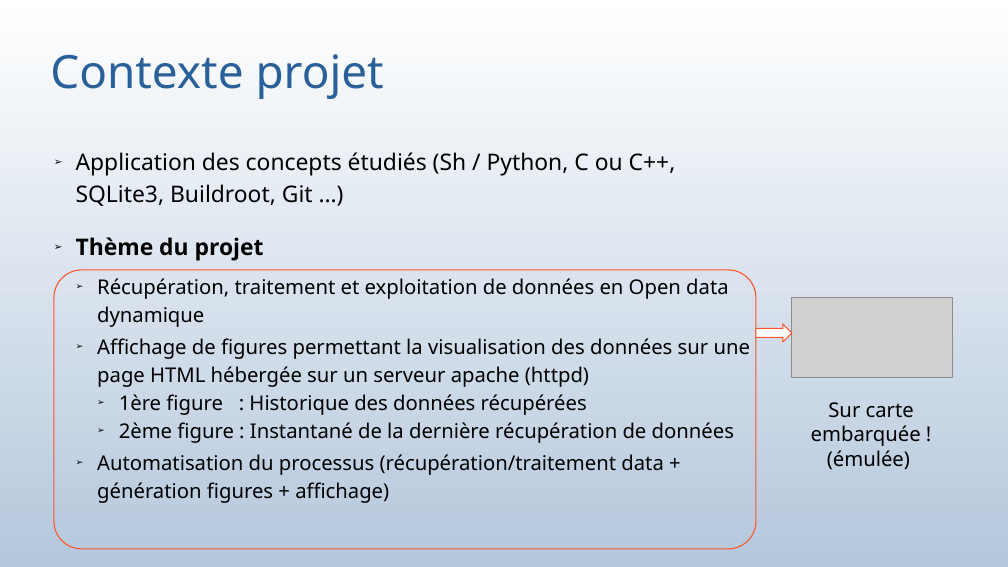
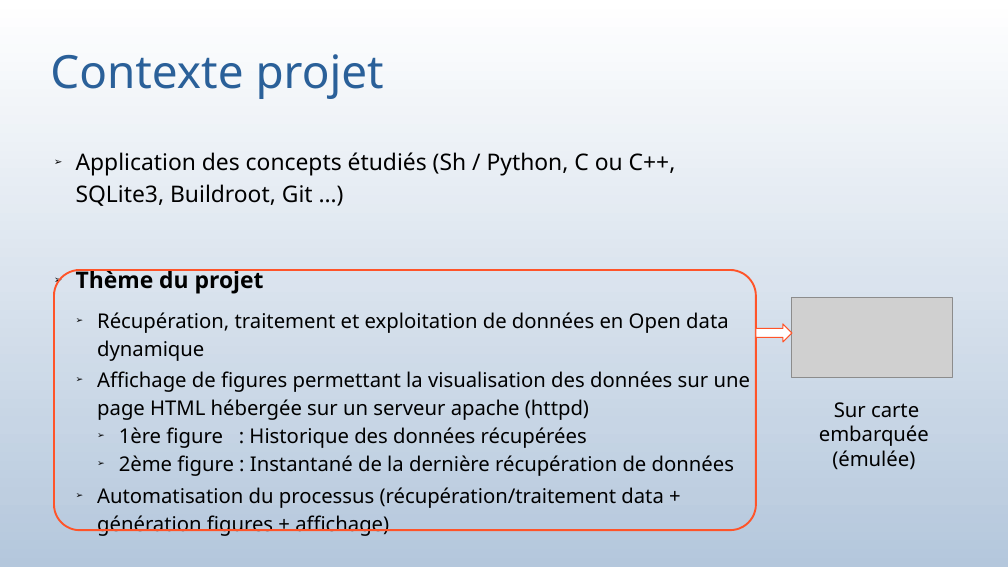
Before and after one commit to bauj/AJC_projet_belib, a slide deck: slide 8 of presentation_projetV2.odp. Drawn at 1008x567 pixels with LibreOffice and Linux fonts; fonts in the diff are those of the drawing; grey boxes stand for pictures. Boxes give left, top, right and bottom in pixels: in the first picture for what was removed or moved away, otherwise in the second. Text is boxed around its words. In the diff, an @@ line names an element or a change of style, - is before the commit and + after.

```diff
--- a/presentation_projetV2.odp
+++ b/presentation_projetV2.odp
@@ subtitle "Application des concepts étudiés (Sh ..." rewrapped from <box>76,152,751,503</box> to <box>76,152,751,536</box> @@
@@ rounded rectangle: place and size @@
-rounded rectangle at <box>54,270,756,549</box>
+rounded rectangle at <box>54,270,756,531</box>
@@ rounded rectangle at <box>54,270,756,531</box>: outline #FF5429 0.85 pt to #FF5429 1.5 pt @@
@@ text at <box>819,402,929,446</box>: text changed @@
-Sur carte embarquée !
+Sur carte embarquée
```
Also in this commit, not shown: 18 other slides changed, 3 other files.
